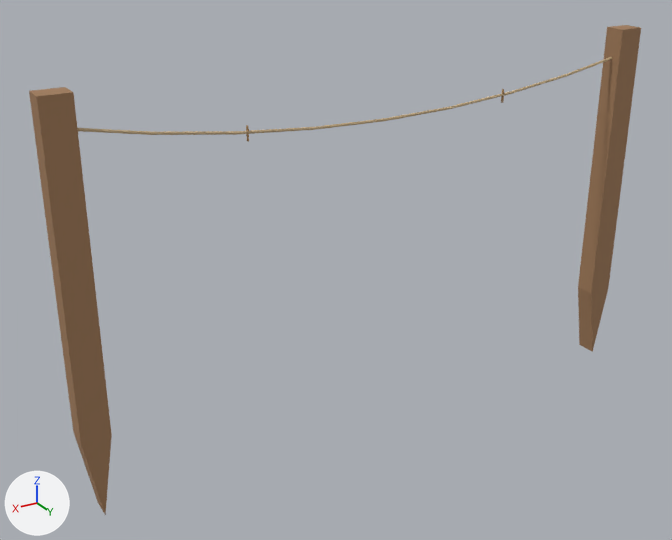
The glTF model roblox-games/mare-essentia/assets/inbox-hold/london-laundry-frame-derived.glb, before and after one commit.
Both versions are drawn from a 50 mm lens placed at (2.37, 3.51, 2.66), pointed at (0.21, -0.08, 0.86). Arrows for +X, +Y and +Z are at lower left; the lights stay in place. The picture after the commit comes second. Where no turn or scale is listed for an object, it has been applied to the vertices.

In view in the first picture: 'left timber post', 'right timber post' and 8 more.
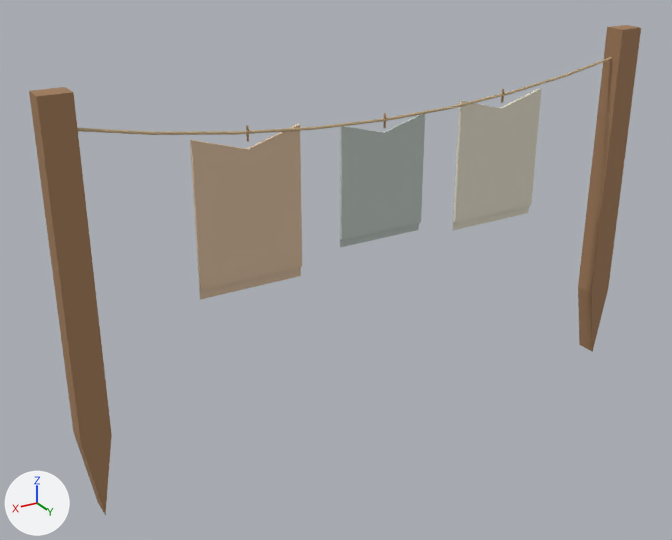
Commit message: Add three CC0 linen panels to existing London laundry candidate

Where the change shows, as pixel boxes (x1, y1, x2, y2) in the pictures (672 x 540 px):
'hanging linen 3', added (beige): after (190, 124, 302, 300)
'hanging linen 1', added (pale yellow): after (453, 88, 541, 230)
'hanging linen 2', added: after (340, 114, 425, 247)

Diff of the bpy script that builds the scene:
```diff
--- a/roblox-games/mare-essentia/assets/inbox-hold/london-laundry-frame-derived.glb.py
+++ b/roblox-games/mare-essentia/assets/inbox-hold/london-laundry-frame-derived.glb.py
@@ mat_undyed_linen_3 @@
+mat_undyed_linen_3 = principled_material('undyed linen 3')
+mat_undyed_linen_3.base_color = (0.69, 0.51, 0.35)  # beige #d8bda0
+mat_undyed_linen_3.roughness = 0.95
@@ mat_undyed_linen_2 @@
+mat_undyed_linen_2 = principled_material('undyed linen 2')
+mat_undyed_linen_2.base_color = (0.5, 0.56, 0.52)  # light grey #bcc5bf
+mat_undyed_linen_2.roughness = 0.95
@@ mat_undyed_linen_1 @@
+mat_undyed_linen_1 = principled_material('undyed linen 1')
+mat_undyed_linen_1.base_color = (0.78, 0.73, 0.6)  # pale yellow #e5decb
+mat_undyed_linen_1.roughness = 0.95
@@ me_cc0_banner_fabric_only_3 @@
+me_cc0_banner_fabric_only_3.from_pydata(...)  # 17 vertices, 26 faces; spans x 0.0..0.51, y 0.0..0.017, z -0.648..0.081
+me_cc0_banner_fabric_only_3.materials.append(mat_undyed_linen_3)  # beige #d8bda0
@@ me_cc0_banner_fabric_only_2 @@
+me_cc0_banner_fabric_only_2.from_pydata(...)  # 17 vertices, 26 faces; spans x 0.0..0.46, y 0.0..0.017, z -0.528..0.066
+me_cc0_banner_fabric_only_2.materials.append(mat_undyed_linen_2)  # light grey #bcc5bf
@@ me_cc0_banner_fabric_only_1 @@
+me_cc0_banner_fabric_only_1.from_pydata(...)  # 17 vertices, 26 faces; spans x 0.0..0.51, y 0.0..0.017, z -0.6..0.075
+me_cc0_banner_fabric_only_1.materials.append(mat_undyed_linen_1)  # pale yellow #e5decb
@@ ob_hanging_linen_3 @@
+ob_hanging_linen_3 = bpy.data.objects.new('hanging linen 3', me_cc0_banner_fabric_only_3)
+ob_hanging_linen_3.location = (0.445, -0.018, 1.555)
@@ ob_hanging_linen_2 @@
+ob_hanging_linen_2 = bpy.data.objects.new('hanging linen 2', me_cc0_banner_fabric_only_2)
+ob_hanging_linen_2.location = (-0.23, -0.018, 1.534)
@@ ob_hanging_linen_1 @@
+ob_hanging_linen_1 = bpy.data.objects.new('hanging linen 1', me_cc0_banner_fabric_only_1)
+ob_hanging_linen_1.location = (-0.955, -0.018, 1.561)
```
